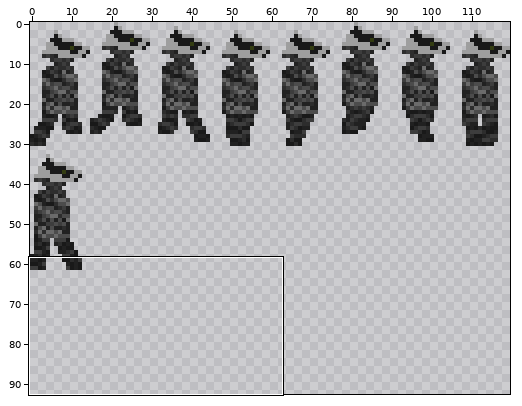
Two states of a sprite sheet, gfx/character.png. Above, an overview of the earlier version with the close-up marked.
Close-up. First the earlier version:
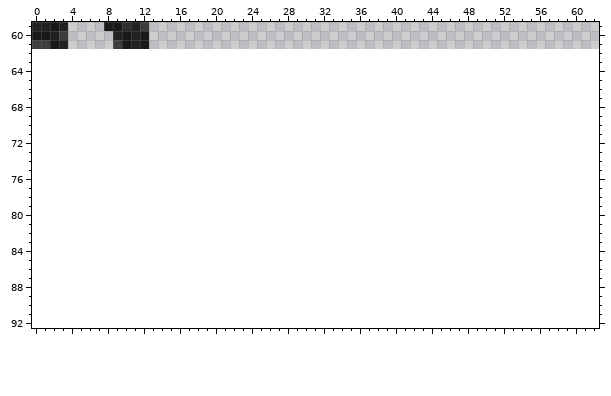
The file is 120x62 pixels. Shown: x 0..62, y 59..92. The old version is drawn lined up with the new one, on the new canvas.
After:
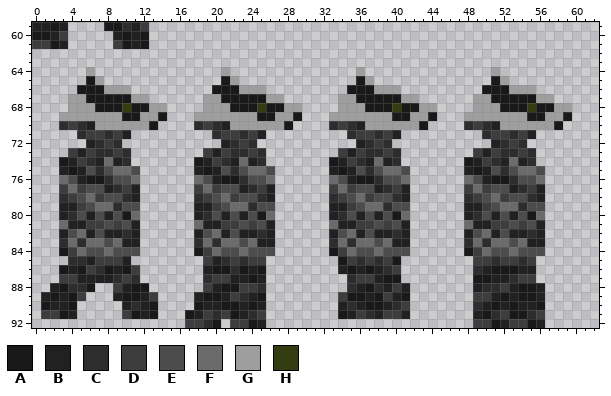
Palette (. is transparent): A #191919  B #212121  C #2d2d2d  D #3d3d3d  E #4c4c4c  F #6b6b6b  G #9e9e9e  H #343d12
Edits made:
canvas 120x62 -> 120x93
Changed rows in their new state; - is an unchanged pixel.
first column x 1:
64 -----G--------------G--------------G--------------G--------
65 -----AG-------------AG-------------AG-------------AG-------
66 ----AAAGGG---------AAAGGG---------AAAGGG---------AAAGGG----
67 ---GGAAAAAGG------GGAAAAAGG------GGAAAAAGG------GGAAAAAGG--
68 ---GGGAAAHAAGG----GGGAAAHAAGG----GGGAAAHAAGG----GGGAAAHAAGG
69 --GGGGGGGAAGGA---GGGGGGGAAGGA---GGGGGGGAAGGA---GGGGGGGAAGGA
70 --CDCBGGGGGGA----CDCBGGGGGGA----CDCBGGGGGGA----CDCBGGGGGGA-
71 ----CDDCDB---------CDDCDB---------CDDCDB---------CDDCDB----
72 -----BCDC-----------BCDC-----------BCDC-----------BCDC-----
73 ---DBDCCDC--------DBDCCDC--------DBDCCDC--------DBDCCDC----
74 --ABDCBFBC-------ABDCBFBC-------ABDCBFBC-------ABDCBFBC----
75 --BABECEFFE------BABECEFFE------BABECEFFE------BABECEFFE---
76 --FEBAACEEF------FEBAACEEF------FEBAACEEF------FEBAACEEF---
77 --DFDEEBCDB------DFDEEBCDB------DFDEEBCDB------DFDEEBCDB---
78 --CDEFDEECB------CDEFDEECB------CDEFDEECB------CDEFDEECB---
79 --BBDEFFCEE------BBDEFFCEE------BBDEFFCEE------BBDEFFCEE---
80 --BCEBEBEAF------BCEBEBEAF------BCEBEBEAF------BCEBEBEAF---
81 --FBBDDEDEB------FBBDDEDEB------FBBDDEDEB------FBBDDEDEB---
82 --BEFBEBBCB------BEFBEBBCB------BEFBEBBCB------BEFBEBBCB---
83 --CFCFFEFBB------CFCFFEFBB------CFCFFEFBB------CFCFFEFBB---
84 --ADFEEFEEE------ADFEEFEEE------ADFEEFEEE------ADFEEFEEE---
85 ---CCBDDDB--------DBCDCDD--------ADCDCDA--------DDCDDCD----
86 --ABADCABAD-------BAACABA--------BABABCD--------CBAAABB----
87 --DDBBBBCDC-------CDDBBAB---------CDDBAA--------AABBCDD----
88 -BACCA--DBAA------DBAADDC---------CBACBDB-------BCCDBAAB---
89 BABAD---BAABD----BAABDCBA--------DAABADBA-------DDBABAAB---
90 ABBA-----BCBA----ABBAABAB--------BCBAABCD-------CBABABBA---
91 DDAB-----DABA---ABDCDABCD--------ABDCBDDB-------BACDAACD---
92 ----------------DDCA-DDAB-----------------------DDABDDAB---
Changed places in both close-ups, as pixel boxes (x1, y1, x2, y2):
added: (41, 67, 302, 328)
added: (329, 67, 437, 319)
added: (464, 67, 572, 328)
